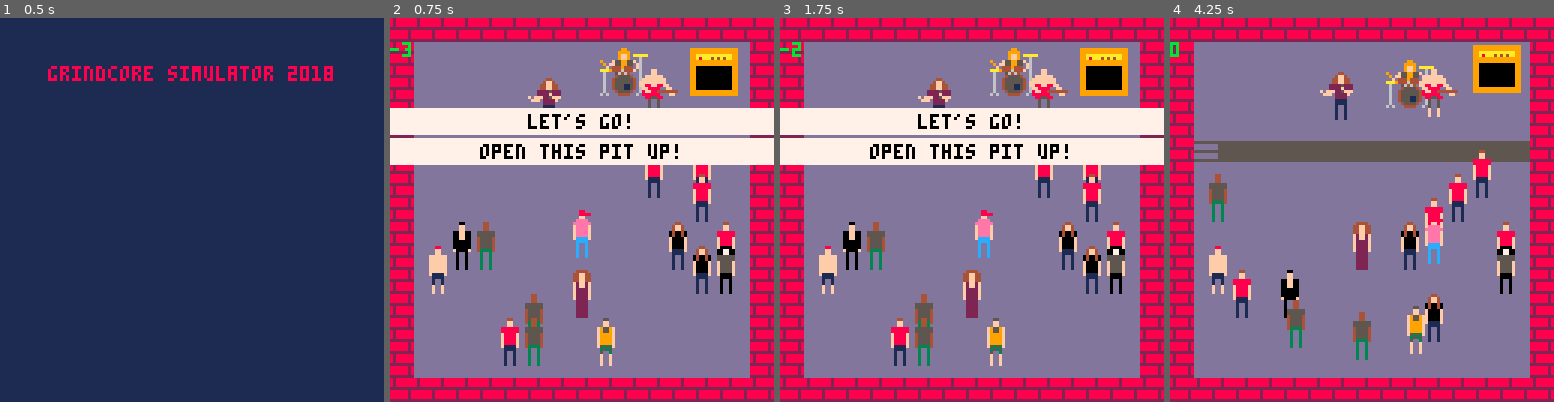
Above: before the commit, frames 1-4 (left to right).
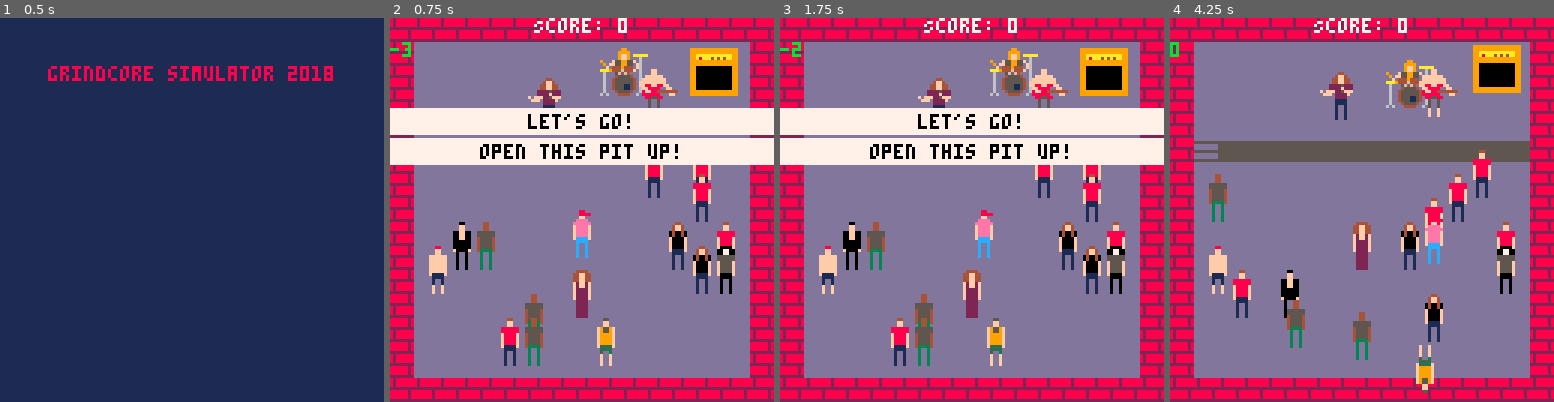
Above: after the commit, the same moments.

Repository: astann/grindcore-simulator-2018
Game: PICO-8 cartridge grindcore_simulator_2018.p8
The game is run twice, just before and just after one commit, with the same random seed, the same clock (stepped at 60 frames per second) and the same inputs.
Inputs:
- Up to frame 1 (0.5 s): no input
- Up to frame 2 (0.75 s): tap O (Z key) at 0.7 s
- Up to frame 3 (1.75 s): hold Right from 1.6 s (still down); tap O (Z key) at 1.7 s
- Up to frame 4 (4.25 s): release Right at 2.1 s; tap O (Z key) every 0.4 s from 2.1 to 4.1 s; hold Up 2.15-2.42 s; hold Right 2.47-3.03 s; hold Left 3.08-3.58 s; hold Down 3.63-3.97 s; hold Right from 4.02 s (still down)

Frame 1 is identical in both runs. In frame 2, 0.4% of the frame differs, in the area x 37-62%, y 0-4%; in frame 3, 0.4%; in frame 4, 1.1%, in the area x 37-69%, y 0-98%.

Commit message:
people falling and getting up, points for helping

Diff:
--- a/grindcore_simulator_2018.p8
+++ b/grindcore_simulator_2018.p8
@@ -11,6 +11,9 @@
 
 sprite_count = 8
 
+down_chance = 700
+up_chance = 998
+
 song_length = 256 --[[1792]]
 
 state = main_menu
@@ -44,6 +47,7 @@
 
     a.map_flag = map_flag
     a.sprite = sprite
+    a.down = false
 
     a.p_x = x
     a.p_y = y
@@ -51,6 +55,7 @@
     a.offset_y = 13
     a.w = 5
     a.h = 2
+    a.z = a.p_y
 
     a.x = a.p_x + a.offset_x
     a.x2 = a.x + a.w
@@ -68,6 +73,12 @@
         a.x2 = a.x + a.w
         a.y = a.p_y + a.offset_y + a.v_y
         a.y2 = a.y + a.h
+
+        if a.down then
+            a.z = 0
+        else
+            a.z = y
+        end
     end
 
     a.randomize = function()
@@ -80,6 +91,22 @@
         a.v_y = 0
     end
 
+    a.set_down = function ()
+        a.down = true
+        a.offset_y = 12
+        a.h = 19
+        a.stop()
+        a.update()
+    end
+
+    a.set_up = function()
+        a.down = false
+        a.offset_y = 13
+        a.h = 2
+        a.p_y -= 4
+        a.update()
+    end
+
     return a
 end
 
@@ -95,11 +122,22 @@
     end
 end
 
-function big_spr(sprite, x, y)
-    spr(sprite, x, y)
-    spr(sprite + 1, x + 8, y)
-    spr(sprite + 16, x, y + 8)
-    spr(sprite + 17, x + 8, y + 8)
+function v_flip_spr(sprite, x, y)
+    spr(sprite, x, y, 1, 1, false, true)
+end
+
+function big_spr(sprite, x, y, down)
+    if down then
+        v_flip_spr(sprite, x, y + 24)
+        v_flip_spr(sprite + 1, x + 8, y + 24)
+        v_flip_spr(sprite + 16, x, y + 16)
+        v_flip_spr(sprite + 17, x + 8, y + 16)
+    else
+        spr(sprite, x, y)
+        spr(sprite + 1, x + 8, y)
+        spr(sprite + 16, x, y + 8)
+        spr(sprite + 17, x + 8, y + 8)
+    end
 end
 
 menu = {}
@@ -172,6 +210,12 @@
 
 function update_crowd()
     for a in all(crowd) do
+        if a.down then
+            if rnd(1000) > up_chance then
+                a.set_up()
+            end
+        end
+
         if map_collision_x(a, 0) then
             a.v_x *= -1
         end
@@ -182,8 +226,17 @@
 
         for o in all(crowd) do
             if collision(a, o) then
-                a.v_x *= -1
-                a.v_y *= -1
+                if (
+                    state == song and
+                    a.p_y > 42 and
+                    rnd(1000) > down_chance
+                ) then
+                    a.stop()
+                    a.set_down()
+                else
+                    a.v_x *= -1
+                    a.v_y *= -1
+                end
             end
         end
 
@@ -208,6 +261,17 @@
 
     if btn(3) then
         p.v_y = 1
+    end
+
+    if btn(4) then
+        for a in all(actors) do
+            local collision, o  = collision(p, a, true)
+
+            if collision and o.down then
+                o.set_up()
+                score += 50
+            end
+        end
     end
 
     if map_collision_x(p, 1) then
@@ -222,6 +286,7 @@
         if collision(p, a) then
             if state == song then
                 score -= 1
+                sfx(2)
             end
 
             p.p_x -= p.v_x
@@ -255,6 +320,7 @@
 
         for a in all(crowd) do
             a.stop()
+            a.set_up()
         end
     end
 
@@ -298,13 +364,15 @@
 
     sort(actors)
     for a in all(actors) do
-        big_spr(a.sprite, a.p_x, a.p_y)
+        big_spr(a.sprite, a.p_x, a.p_y, a.down)
     end
 
     if state == no_song then
         draw_score()
     end
 
+    local score_str = "Score: " .. tostr(score)
+    print(score_str, 64 - #score_str * 2, 0, 7)
     print(flr(song_frames / 30), 0, 8, 11)
 
 end
@@ -323,8 +391,12 @@
     return up or down
 end
 
-function collision(a, o)
-    if a == o then
+function collision(a, o, check_down)
+    if (
+        a == o or
+        (o.down and not check_down) or
+        a.down
+    ) then
         return false
     end
 
@@ -343,7 +415,7 @@
         a_x2 > o_x and
         a_y < o_y2 and
         a_y2 > o_y
-    )
+    ), o
 end
 
 function sort (data)
